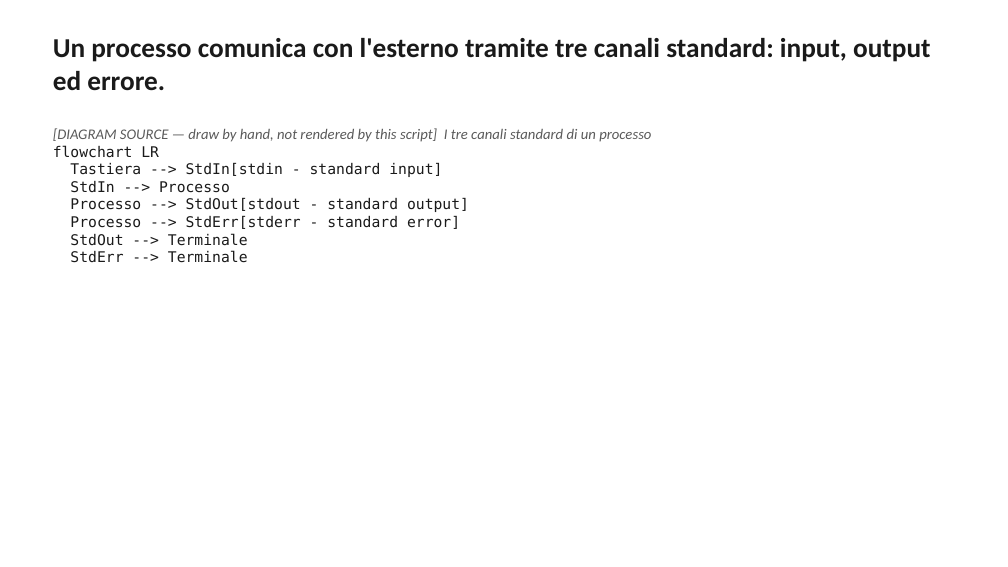
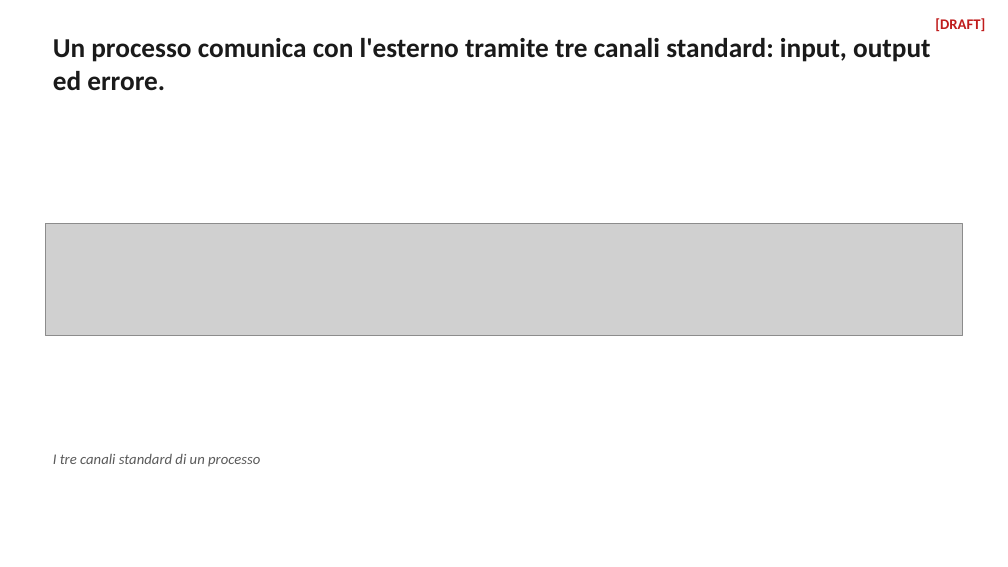
Before and after one commit to danidemi/teaching-support, a slide deck: slide 18 of learning-test-course-docker/material/slides/out/session-01.pptx. Drawn at 1008x567 pixels with LibreOffice and Linux fonts; fonts in the diff are those of the drawing; grey boxes stand for pictures. Boxes give left, top, right and bottom in pixels: in the first picture for what was removed or moved away, otherwise in the second. Text is boxed around its words. In the diff, an @@ line names an element or a change of style, - is before the commit and + after.

```diff
--- a/learning-test-course-docker/material/slides/out/session-01.pptx
+++ b/learning-test-course-docker/material/slides/out/session-01.pptx
@@ text added at bbox=[935, 18, 985, 31], 14 pt, text #C01C1C, bold @@
+[DRAFT]
@@ text removed at bbox=[53, 128, 651, 263] @@
-[DIAGRAM SOURCE — draw by hand, not rendered by this script] I tre canali standard di un processo
-flowchart LR
-Tastiera --> StdIn[stdin - standard input]
-StdIn --> Processo
-Processo --> StdOut[stdout - standard output]
-Processo --> StdErr[stderr - standard error]
-StdOut --> Terminale
-StdErr --> Terminale
@@ picture added at bbox=[45, 224, 963, 337] @@
@@ text added at bbox=[53, 454, 260, 467], 14 pt, text #5A5A5A, italic @@
+I tre canali standard di un processo
```
Also in this commit, not shown: 20 other slides changed, 59 other files.
